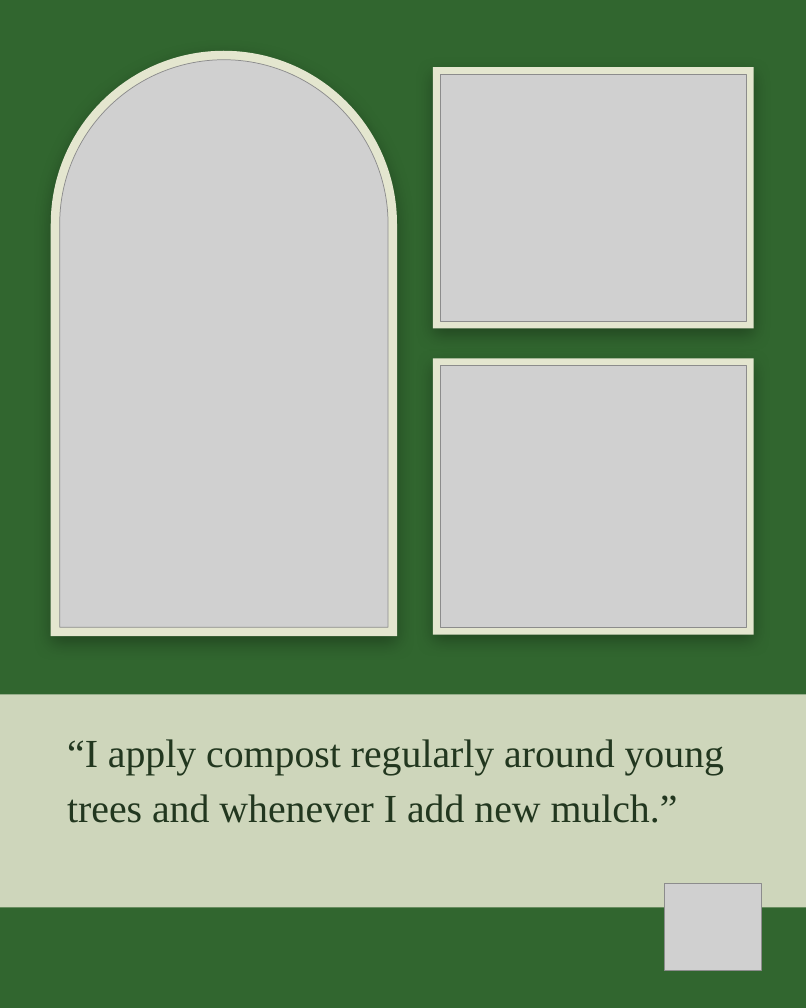
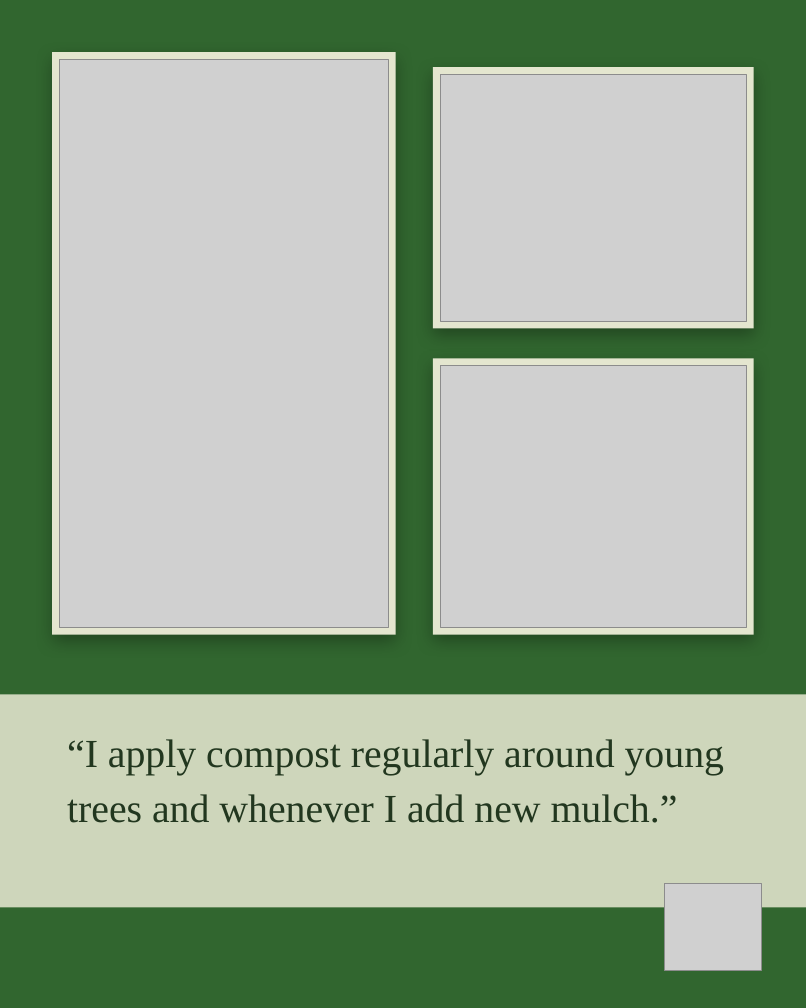
Before and after one commit to linneamoritznyc/SFW-SocialMedia, a slide deck: slide 5 of templates/posts/october/01-10-2026-thu-ig-soil-regenerators-boubacar-roots.pptx. Drawn at 806x1008 pixels with LibreOffice and Linux fonts; fonts in the diff are those of the drawing; grey boxes stand for pictures; background and template pictures are left out. Boxes give left, top, right and bottom in pixels: in the first picture for what was removed or moved away, otherwise in the second. Text is boxed around its words. In the diff, an @@ line names an element or a change of style, - is before the commit and + after.

```diff
--- a/templates/posts/october/01-10-2026-thu-ig-soil-regenerators-boubacar-roots.pptx
+++ b/templates/posts/october/01-10-2026-thu-ig-soil-regenerators-boubacar-roots.pptx
@@ rectangle at box(52, 52, 395, 634): round same rect to rectangle @@
```
Also in this commit, not shown: 9 other slides changed, 12 other files.
